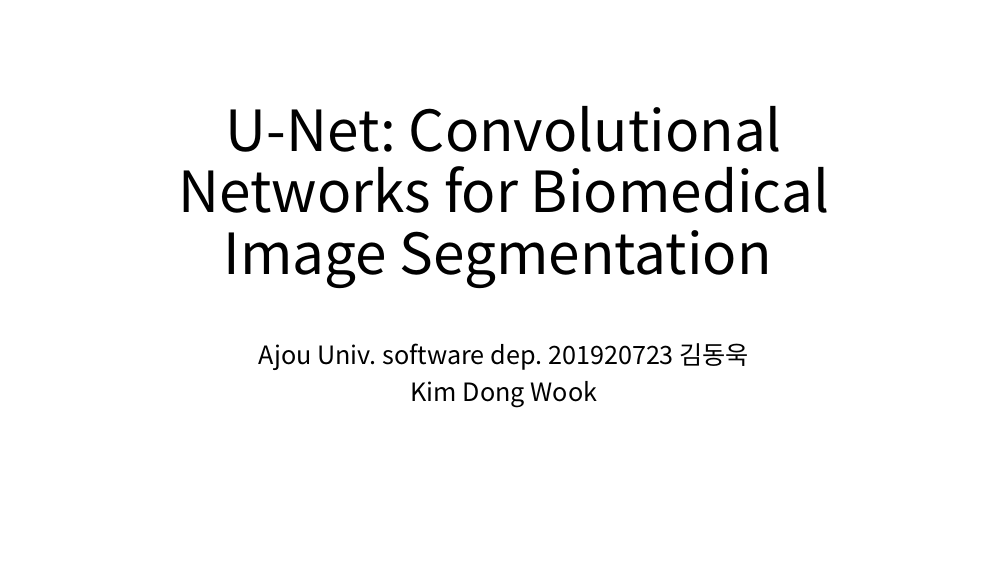
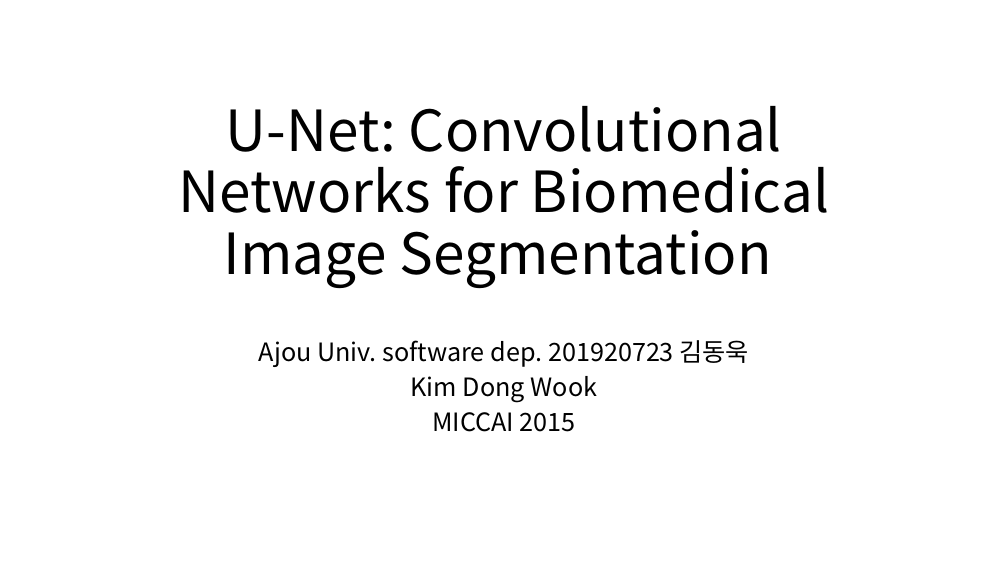
Before and after one commit to kyle1213/deep-learning-study, a slide deck: slide 1 of U-Net.pptx. Drawn at 1008x567 pixels with LibreOffice and Linux fonts; fonts in the diff are those of the drawing. Boxes give left, top, right and bottom in pixels: in the first picture for what was removed or moved away, otherwise in the second. Text is boxed around its words. In the diff, an @@ line names an element or a change of style, - is before the commit and + after.

Commit message:
u net done

```diff
--- a/U-Net.pptx
+++ b/U-Net.pptx
@@ subtitle at (x1=259, y1=340, x2=750, y2=403): line spacing 0.9 to 0.8 @@
@@ subtitle at (x1=432, y1=412, x2=576, y2=432): paragraph added @@
+MICCAI 2015
```
Also in this commit, not shown: 2 slides added, 1 slide removed.
